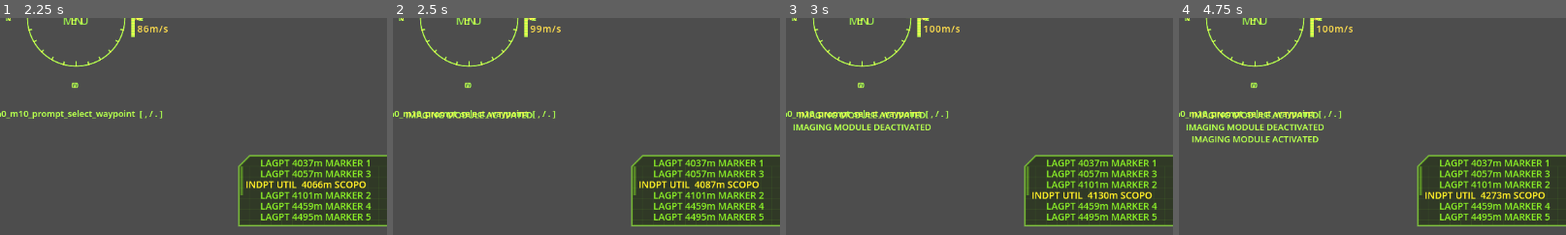
Above: before the commit, frames 1-4 (left to right).
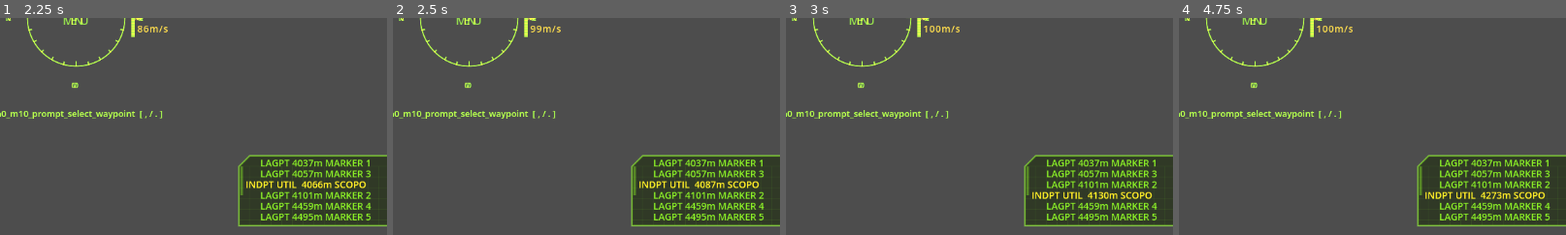
Above: after the commit, the same moments.

Repository: jleclanche/iw2-remaster
Game: Godot game, scene res://scenes/main.tscn
The game is run twice, just before and just after one commit, with the same random seed, the same clock (stepped at 60 frames per second) and the same inputs.
Inputs (mouse positions are % of the whole screen's width and height, from its top left):
- Up to frame 1 (2.25 s): tap Enter at 0.5 s; drag from (50, 50) to (60, 28) at 0.52 s; move the mouse to (45, 50) at 1.27 s; hold Up from 1.28 s (still down); tap Shift at 1.35 s; click (45, 50) at 1.42 s; tap Space at 1.52, 1.82 s; tap X at 1.55, 2.1 s; move the mouse to (52, 48) at 2.02 s; click (52, 48) at 2.17 s
- Up to frame 2 (2.5 s): keep holding Up; tap Z at 2.3 s
- Up to frame 3 (3 s): keep holding Up; move the mouse to (49, 52) at 2.77 s; tap Z at 2.85 s; click (49, 52) at 2.92 s
- Up to frame 4 (4.75 s): keep holding Up; tap Space at 3.02, 3.32, 3.77, 4.07, 4.52 s; tap Shift at 3.05 s; move the mouse to (57, 51) at 3.52 s; hold Shift 3.53-4.28 s; click (57, 51) at 3.67 s; tap X at 3.8, 4.35 s; move the mouse to (42, 49) at 4.27 s; click (42, 49) at 4.42 s; tap Z at 4.55 s
The pictures show only the part of the screen within x 40-90%, y 50-100%; the shares and areas given below are measured in that part.

Frame 1 is identical in both runs. In frame 2, 0.6% of the frame differs, in the area x 3-37%, y 43-47%; in frame 3, 1.3%; in frame 4, 1.9%, in the area x 2-38%, y 43-58%.
Error in both runs: Unable to iterate on object of type 'Nil'. (res://scripts/pog/natives/world.gd:399)

Commit message:
controls: roll on Z / X, move ToggleZoom to Shift+Z
A mouse+keyboard pilot flies with the left hand on WASD (thrusters) and the
mouse as the yoke; roll belonged under that hand, not across on the numpad.
Z now rolls left, X rolls right. NumPad1/NumPad3 still roll.

Z was ToggleZoom; it moves to Shift+Z. The Z/X roll read is gated on SHIFT
being up, so the Shift+Z zoom press does not also roll. Zoom is still gated on
the imaging module / sniper hardware exactly as before.

Roll now decays on release via the same 1.5/s move_toward as yaw/pitch instead
of being hard-set every frame -- which also stops the right-button roll/yaw
swap (mouse X -> input_rotate.z) from being clobbered to 0 when no roll key is
held. docs/controls.md records the Z/X and Shift+Z remaster deviations.
parsecheck/gdlint clean, mechcheck ALL PASS, basecheck PASS.

Co-Authored-By: Claude Opus 4.8 (1M context) <noreply@anthropic.com>
Claude-Session: https://claude.ai/code/session_01Dk2QTnV8JrFCojP1noZ628

Diff:
--- a/game/scripts/main.gd
+++ b/game/scripts/main.gd
@@ -247,8 +247,10 @@
 				_toggle_lds()
 			KEY_U:  # Undock
 				_undock()
-			KEY_Z:  # ToggleZoom -- gated on hardware, see _enable_zoom
-				_enable_zoom(not zoomed)
+			KEY_Z:  # ToggleZoom -- moved to Shift+Z now that plain Z/X roll.
+				# Still gated on hardware, see _enable_zoom.
+				if event.shift_pressed:
+					_enable_zoom(not zoomed)
 			KEY_TAB:  # CycleContactDown / CycleContactUp (remaster default:
 				# Tab / Shift+Tab; the original shipped comma / period in
 				# configs/default.ini)
@@ -577,7 +579,13 @@
 		# DirectInput Y is positive when the stick is pushed forward.
 		var yaw := _key(KEY_KP_6) - _key(KEY_KP_4)
 		var pitch := _key(KEY_KP_8) - _key(KEY_KP_2)
+		# Roll: keyboard_only.ini binds NumPad1 / NumPad3; the remaster adds
+		# Z / X as the primary roll keys for a mouse+keyboard pilot -- Z rolls
+		# left, X rolls right. Gated on SHIFT being up because ToggleZoom moved
+		# to Shift+Z (see the key handler), so a zoom press does not also roll.
 		var roll := _key(KEY_KP_3) - _key(KEY_KP_1)
+		if not Input.is_physical_key_pressed(KEY_SHIFT):
+			roll += _key(KEY_X) - _key(KEY_Z)
 		# RollYawToggleHold swaps the yaw and roll channels
 		if roll_yaw_swap:
 			var t := yaw
@@ -588,9 +596,14 @@
 			sh.input_rotate.y = -yaw / zoom_factor
 		if absf(pitch) > 0.0:
 			sh.input_rotate.x = -pitch / zoom_factor
-		sh.input_rotate.z = -roll
+		# Roll decays on release like yaw/pitch instead of hard-zeroing, so the
+		# right-button roll/yaw swap (mouse X -> input_rotate.z) is no longer
+		# clobbered to 0 every frame when no roll key is held.
+		if absf(roll) > 0.0:
+			sh.input_rotate.z = -roll
 		sh.input_rotate.x = move_toward(sh.input_rotate.x, 0.0, delta * 1.5)
 		sh.input_rotate.y = move_toward(sh.input_rotate.y, 0.0, delta * 1.5)
+		sh.input_rotate.z = move_toward(sh.input_rotate.z, 0.0, delta * 1.5)
 	# free flight: N toggles, LeftCtrl / NumPad5 holds (FreeToggle/FreeHold)
 	sh.assist = not (free_toggle or Input.is_physical_key_pressed(KEY_CTRL)
 		or Input.is_physical_key_pressed(KEY_KP_5))
Not shown, changed: docs/controls.md
